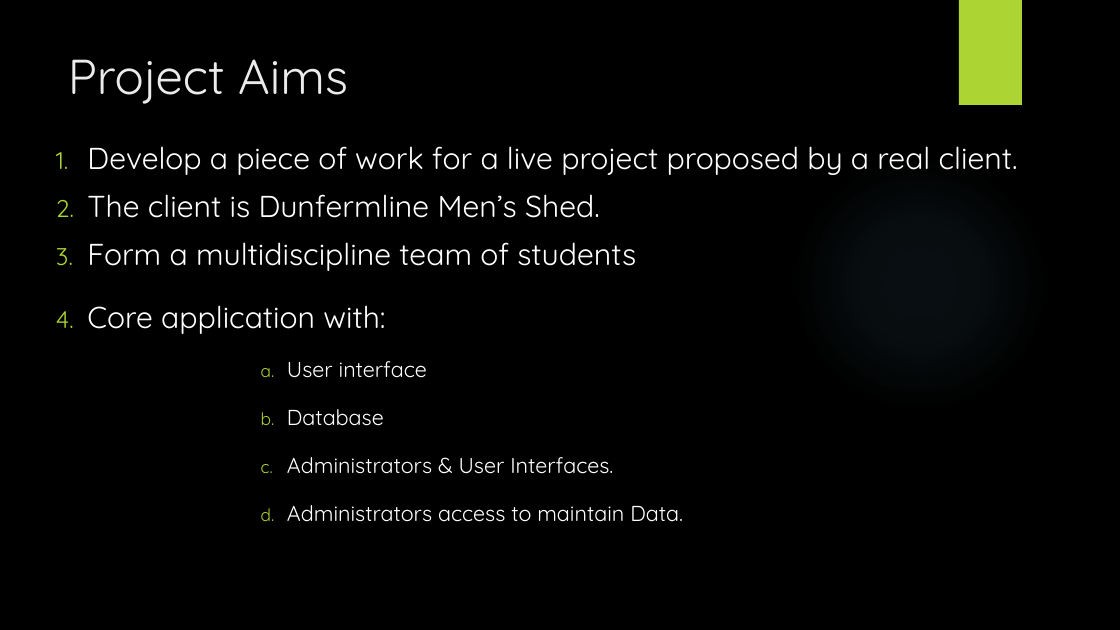
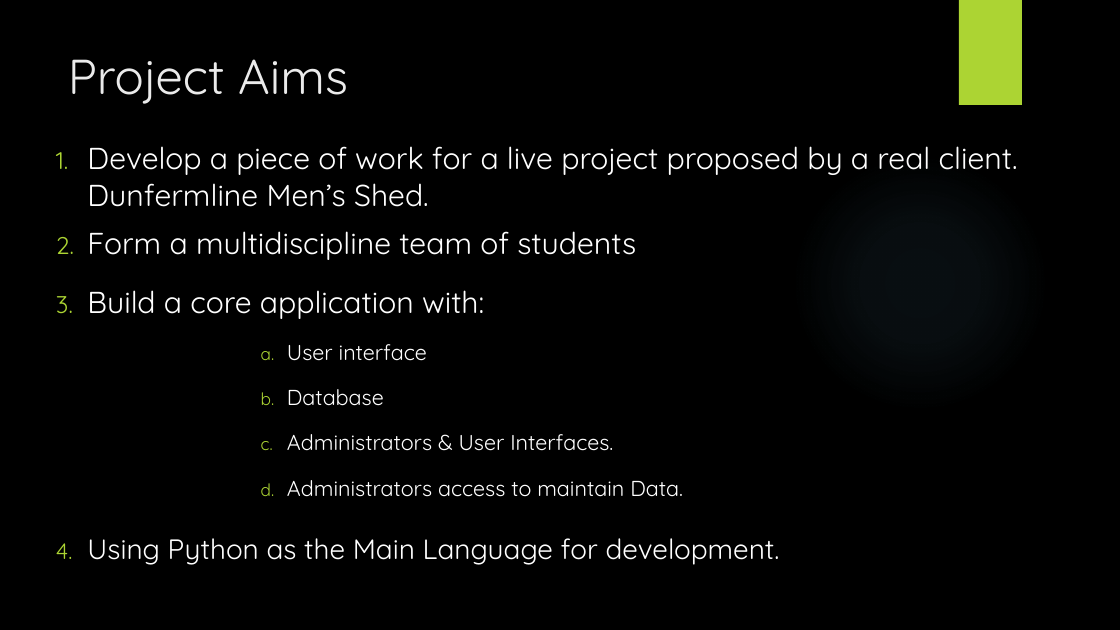
Before and after one commit to JBLACK2889/MENS-SHED-SOC09109, a slide deck: slide 3 of Documentation/reports/Presentation.pptx. Drawn at 1120x630 pixels with LibreOffice and Linux fonts; fonts in the diff are those of the drawing; background and template pictures are left out. Boxes give left, top, right and bottom in pixels: in the first picture for what was removed or moved away, otherwise in the second. Text is boxed around its words. In the diff, an @@ line names an element or a change of style, - is before the commit and + after.

```diff
--- a/Documentation/reports/Presentation.pptx
+++ b/Documentation/reports/Presentation.pptx
@@ text at box(87, 146, 1018, 207): text changed @@
-1. Develop a piece of work for a live project proposed by a real client.
-2. The client is Dunfermline Men’s Shed.
+1. Develop a piece of work for a live project proposed by a real client. Dunfermline Men’s Shed.
@@ text at box(87, 290, 484, 319): text changed @@
-4. Core application with:
+3. Build a core application with:
@@ text at box(287, 344, 683, 497): line spacing 1.4 to 1.3 @@
@@ text at box(87, 538, 780, 565): paragraph added @@
+4. Using Python as the Main Language for development.
```
Also in this commit, not shown: 1 other slide changed, 9 other files.
